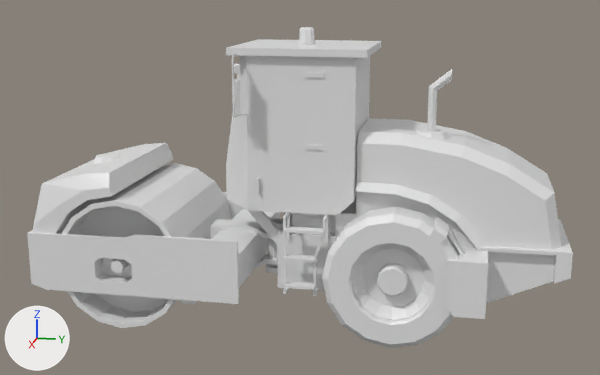
What one commit did to the Blender file Vehicles/Vehicles_CCS9/CCS9_3_UV.blend.
Camera for both pictures: a camera (50 mm lens) standing at (4.7, 2.45, 1.94) and looking at (0.02, 1.52, 0.77). The axes (+X, +Y, +Z) are drawn at lower left. The lights are the same throughout.

In view in the first picture: 'Bak', 'Kabina', 'Kabina_KRISHA', 'Kabina_Steklo', 'Kapot', 'Katok', 'Koleso', 'Kreplenie', 'Rama', 'Stupenki', 'Truba', 'Zerkalo'.
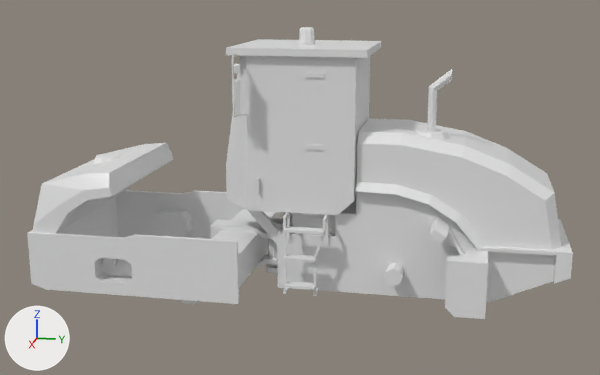
The change in detail:
me_cube_001 is used by ob_rama; location (0.0, 0.0, 0.0).
me_cube_001 had 234 vertices, 175 faces and spanned x 0.0..0.53, y 0.03..3.04, z 0.19..1.15.
me_cube_001 now has 438 vertices, 350 faces and spans x -0.53..0.53, y 0.03..3.04, z 0.19..1.15.
me_cube_001 part 1: the loose piece of 16 vertices spanning x 0.41..0.51, y 0.42..0.66, z 0.29..0.44 is copied, and the copy is mirrored in x about the mesh origin; it spans x -0.51..-0.41, y 0.42..0.66, z 0.29..0.44.
me_cube_001 part 2: 110 vertices added at x -0.53..-0.23, y 0.03..3.04, z 0.19..1.15.
me_cube_001 part 3: 175 kept faces spanning x 0.0..0.53, y 0.03..3.04, z 0.19..1.15 are now shaded smooth.
Object 'Rama' (ob_rama) loses its MIRROR modifier named 'Mirror'.
Modifier setting removed (it was use_clip = True).
Object 'Kabina' (ob_kabina) loses its MIRROR modifier named 'Mirror'.
Object 'Koleso' (ob_koleso) is now hidden.
Object 'Katok' (ob_katok) is now hidden.
Object 'Zerkalo' (ob_zerkalo) loses its MIRROR modifier named 'Mirror'.
Object 'Kapot' (ob_kapot) loses its MIRROR modifier named 'Mirror'.
Modifier setting removed (it was use_clip = True).

Changed parts and their boxes [x1, y1, x2, y2] in the pictures (600 x 375 px):
'Koleso', hidden
    before: [322, 207, 459, 348]
'Katok', hidden
    before: [62, 163, 232, 328]
part 1 of me_cube_001, added
    after: [153, 210, 192, 236]
part 2 of me_cube_001, added
    after: [84, 190, 566, 259]
part 3 of me_cube_001, shading changed
    both: [54, 192, 461, 315]
